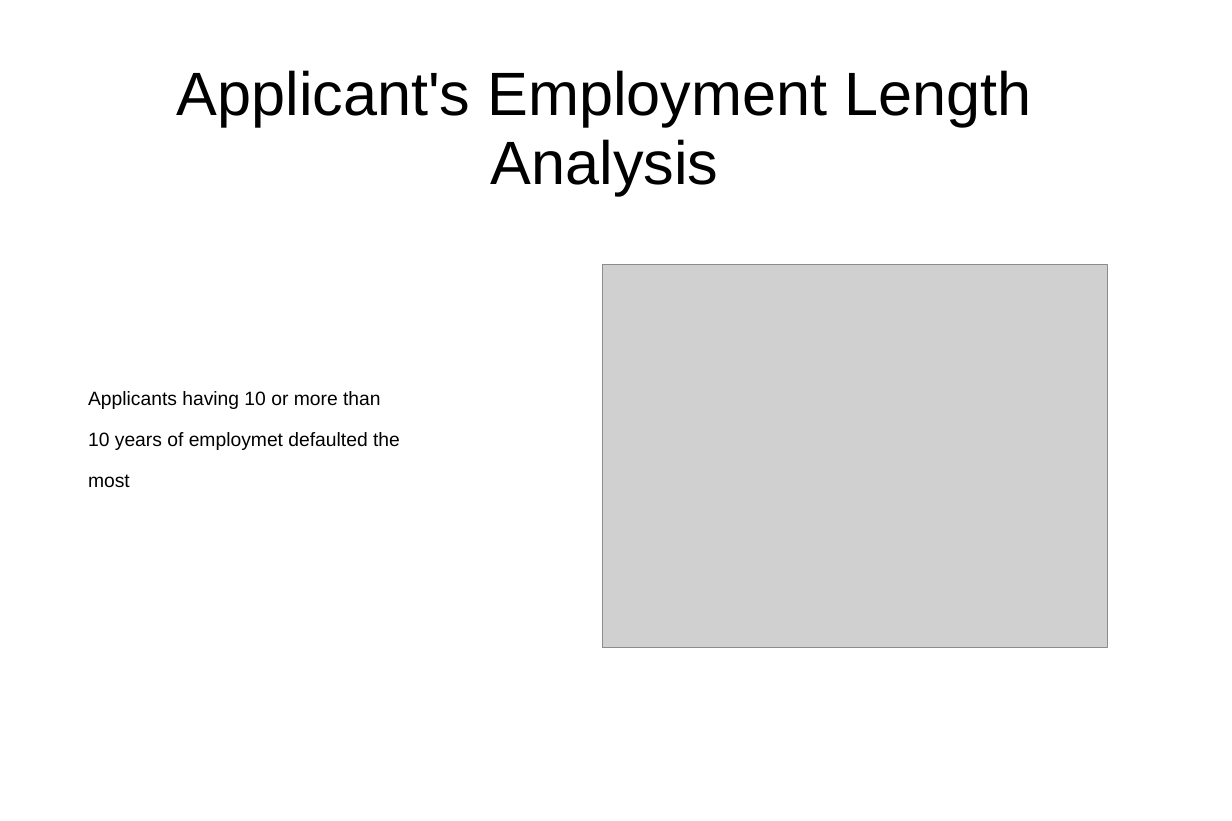
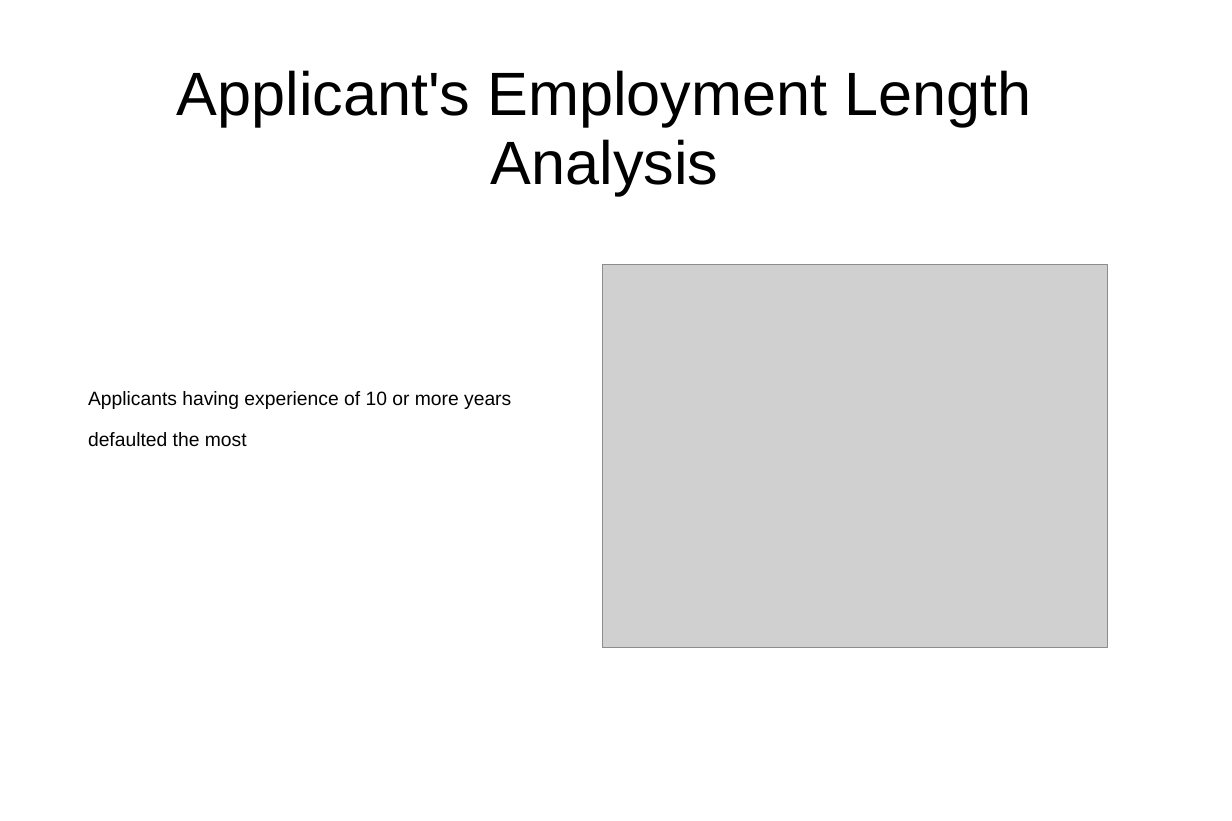
Before and after one commit to vinoth-commits/Lending-Club-Case-Study, a slide deck: slide 11 of Vinoth.ppt. Drawn at 1232x821 pixels with LibreOffice and Linux fonts; fonts in the diff are those of the drawing; grey boxes stand for pictures; background and template pictures are left out. Boxes give left, top, right and bottom in pixels: in the first picture for what was removed or moved away, otherwise in the second. Text is boxed around its words. In the diff, an @@ line names an element or a change of style, - is before the commit and + after.

```diff
--- a/Vinoth.ppt
+++ b/Vinoth.ppt
@@ text at [88, 391, 511, 447]: text changed @@
-Applicants having 10 or more than
-10 years of employmet defaulted the
-most
+Applicants having experience of 10 or more years
+defaulted the most
```
Also in this commit, not shown: 6 other slides changed, 1 other file.
